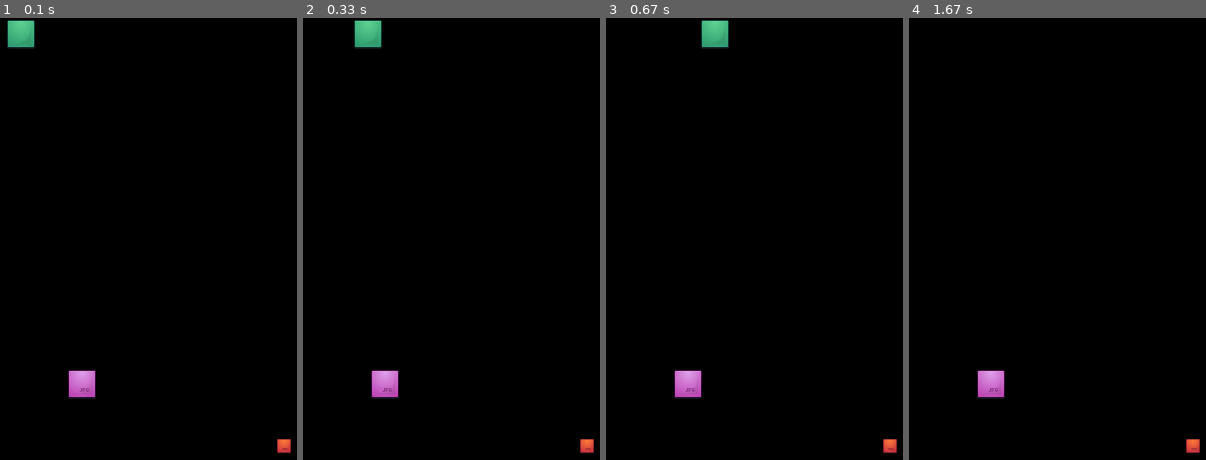
Above: before the commit, frames 1-4 (left to right).
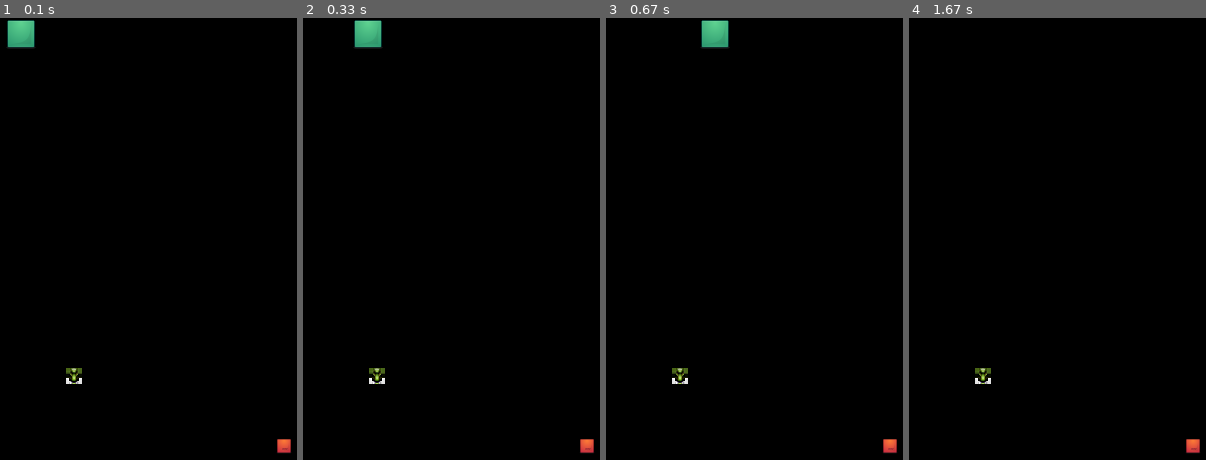
Above: after the commit, the same moments.

Repository: allanmc0913/Project-4-Pygame
Game: pygame game, started from main.py
Two runs of this game, one before a commit and one after it. Both use one fixed random seed, a clock stepped at 60 frames per second and the inputs below.
Inputs:
- Up to frame 1 (0.1 s): no input
- Up to frame 2 (0.33 s): no input
- Up to frame 3 (0.67 s): hold Right from 0.33 s (still down)
- Up to frame 4 (1.67 s): release Right at 0.8 s; hold Up 0.83-1.3 s

The runs differ from the first frame. In frame 1, 0.6% of the frame differs, in the area x 22-33%, y 79-86%; in frame 2, 0.6%; in frame 3, 0.6%; in frame 4, 0.6%.

Commit message:
changed image of enemy snake.  added hissing sound

Diff:
--- a/main.py
+++ b/main.py
@@ -15,6 +15,7 @@
 #referenced (https://www.youtube.com/watch?v=8sCQQlqeOKY) for help with sounds/music
 pygame.mixer.music.load("sail.wav")
 eat_sound = pygame.mixer.Sound("eating.wav")
+snake_hiss = pygame.mixer.Sound("snakehiss.wav")
 
 class Snake:
     #how large each step is
@@ -30,8 +31,9 @@
 	def __init__(self, length):
 		self.length = length
 		for i in range(0, 2000):
-			self.x.append(0)
-			self.y.append(0)
+			self.x.append(-1500)
+			self.y.append(-1500)
+		#initial positions of snake
 		#self.x[1] = 44
 		#self.x[2] = 88
 
@@ -144,6 +146,8 @@
 		#using pygame.display.flip() updates the entire display
 		pygame.display.flip()
 
+
+
 	#new positions of snake head and snake elements are updated.  Check for collisions
 	def snakepartsupdate(self):
 		self.snake.update()
@@ -157,16 +161,17 @@
 				#during collision, play slurping sound
 				pygame.mixer.Sound.play(eat_sound)
 				self.collided = True
+				self.enemysnake.x = randint(2,500)
+				self.enemysnake.y = randint(2,500)
 
 
 			elif self.collision.collide(self.enemysnake.x, self.enemysnake.y, self.snake.x[i], self.snake.y[i], 44):
-				self.enemysnake.x = randint(2, 500)
-				self.enemysnake.y = randint(2, 500)
-				self.snake.length = self.snake.length - 1
+				self.snake.length = self.snake.length - self.snake.length
 				self.collided = True
 
 				if self.snake.length == 0:
-					print ("No life left!  Game Over!")
+					pygame.mixer.Sound.play(snake_hiss)
+					print ("You were in the vicinity of an enemy snake!  It attacked you!  You are dead!")
 					pygame.mixer.music.stop()
 					exit(0)
 
@@ -177,10 +182,14 @@
 				pygame.mixer.music.stop()
 				exit(0)
 
-
-
-	def on_cleanup(self):
-		pygame.quit()
+		# for i in range(0, self.snake.length):
+		# 	for j in range(0, 800):
+		# 		for k in range(0, 600):
+		# 			if self.collision.collide(self.snake.x[i], self.snake.y[i], j, k, 44):
+		# 				pygame.mixer.music.stop()
+		# 				print("You ran out of bounds!")
+		# 				exit(0)
+
 
 	def oncommand(self):
 		if self.display() == False:
@@ -212,7 +221,7 @@
 			self.display()
 			#delay the snake
 			time.sleep(0.25);
-		self.on_cleanup()
+		pygame.quit()
 
 if __name__ == '__main__':
 	Game = Game()
Binary file changed: enemysnake.bmp
Not shown, added: snakehiss.wav
